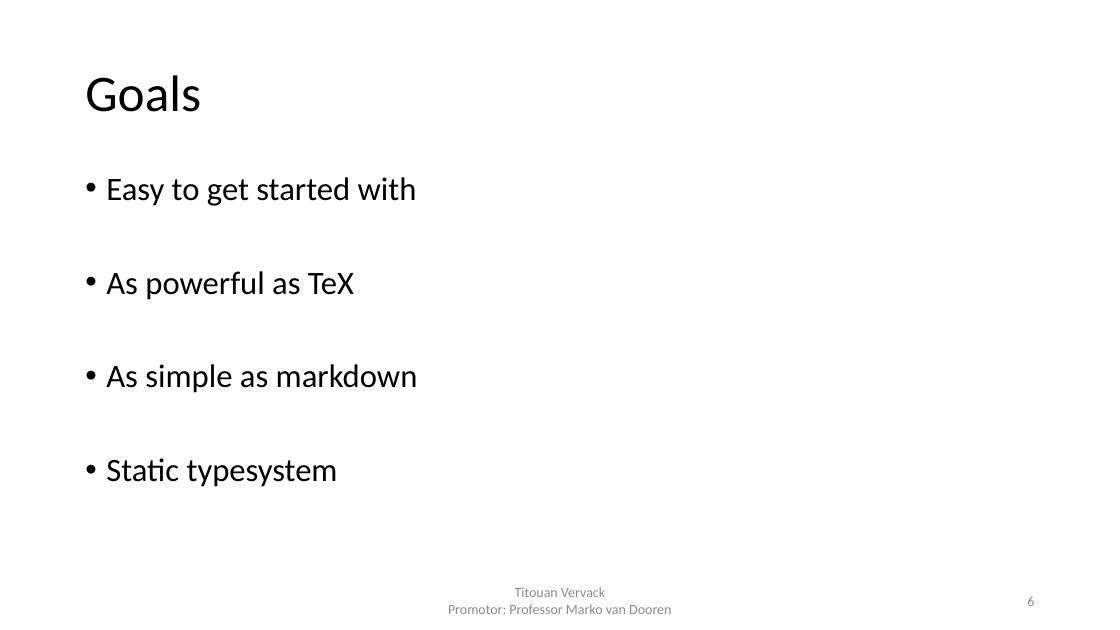
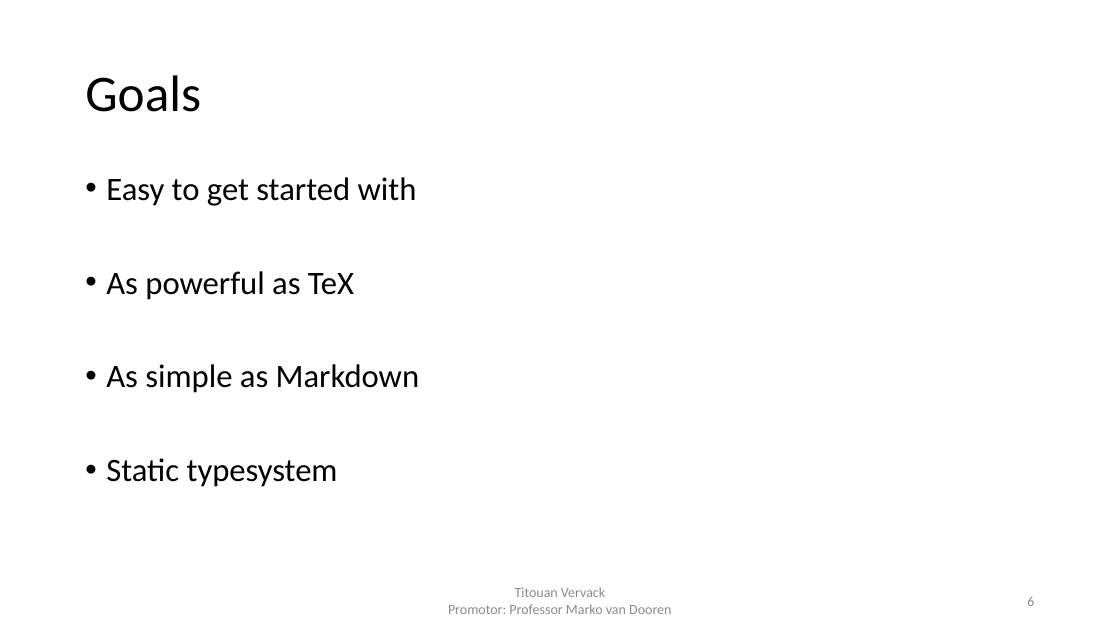
Before and after one commit to FlashYoshi/neio, a slide deck: slide 6 of presentation/Intermediate Presentation.pptx. Drawn at 1120x630 pixels with LibreOffice and Linux fonts; fonts in the diff are those of the drawing. Boxes give left, top, right and bottom in pixels: in the first picture for what was removed or moved away, otherwise in the second. Text is boxed around its words. In the diff, an @@ line names an element or a change of style, - is before the commit and + after.

```diff
--- a/presentation/Intermediate Presentation.pptx
+++ b/presentation/Intermediate Presentation.pptx
@@ text at <box>106,364,419,393</box>: text changed @@
-• As simple as markdown
+• As simple as Markdown
```
Also in this commit, not shown: 3 other slides changed, 1 other file.
